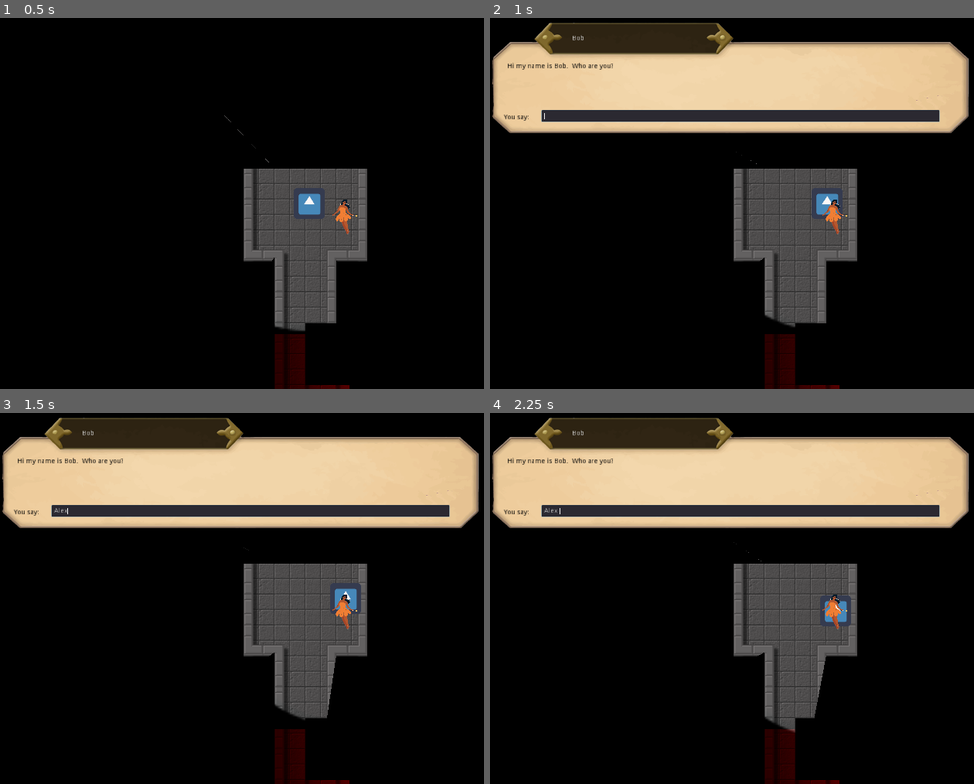
Above: before the commit, frames 1-4 (two rows, left to right).
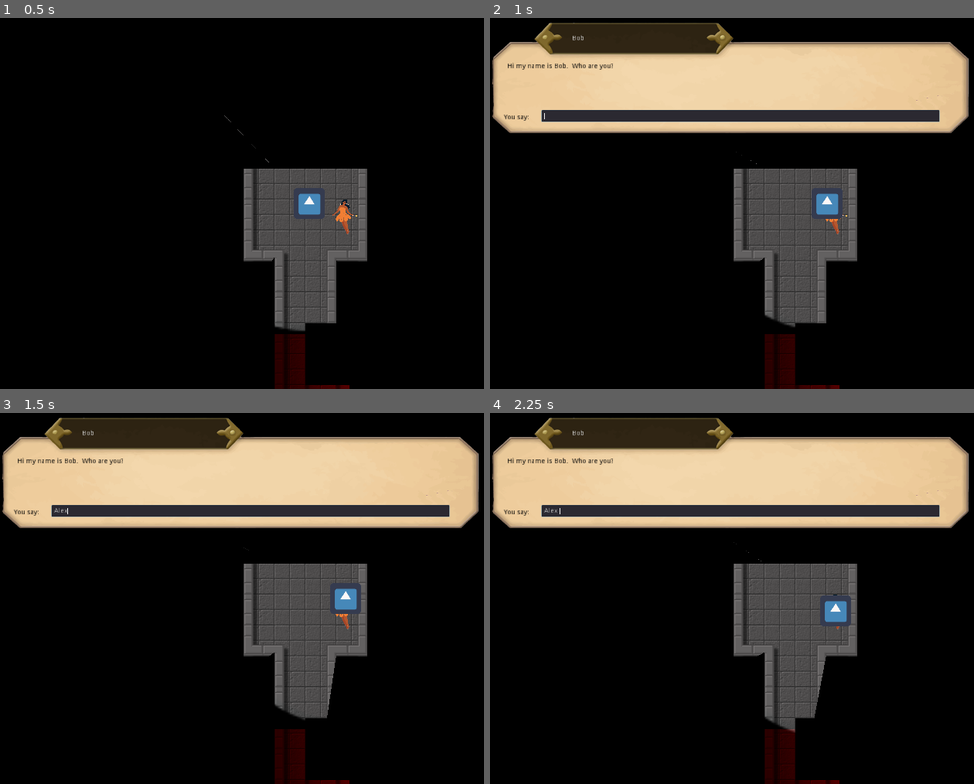
Above: after the commit, the same moments.

Repository: crpalmer/tile-game
Game: Godot game, scene res://Dungeon/Dungeon.tscn
Two runs of this game, one before a commit and one after it. Both use one fixed random seed, a clock stepped at 60 frames per second and the inputs below. The project has no main scene, so this scene is started directly. The engine's default icon, where the game draws it, is replaced by a stand-in: a white triangle on a blue panel in a dark square.
Inputs (mouse positions are in pixels of both pictures, inside the frame that each line leads up to):
- Up to frame 1 (0.5 s): no input
- Up to frame 2 (1 s): tap Enter at 0.5 s; hold Right (right) from 0.53 s (still down)
- Up to frame 3 (1.5 s): release Right (right) at 1.25 s; click (251, 509) at 1.27 s; type "Alex" at 1.35 s
- Up to frame 4 (2.25 s): tap Space at 2 s; hold Down (down) from 2.03 s (still down)

Frame 1 is identical in both runs. In frame 2, 0.1% of the frame differs, in the area x 68-73%, y 48-55%; in frame 3, 0.1%; in frame 4, 0.2%, in the area x 68-74%, y 49-58%.

Commit message:
Make player into its own scene

Diff:
--- a/Characters/NPC/NPC.gd
+++ b/Characters/NPC/NPC.gd
@@ -53,6 +53,8 @@
 		say("Hi.")
 	elif "thanks" in words:
 		say("You're welcome.")
+	elif "bye" in words:
+		end_conversation("Bye.", 1)
 	else:
 		say("I don't understand")
 
--- /dev/null
+++ b/Characters/Player.tscn
@@ -0,0 +1,32 @@
+[gd_scene load_steps=5 format=2]
+
+[ext_resource path="res://Characters/Player.gd" type="Script" id=1]
+[ext_resource path="res://icon.png" type="Texture" id=2]
+[ext_resource path="res://Dungeon/circle-128.png" type="Texture" id=3]
+
+[sub_resource type="RectangleShape2D" id=1]
+extents = Vector2( 24.5, 25.5 )
+
+[node name="Player" type="KinematicBody2D"]
+position = Vector2( 8, 7.5 )
+script = ExtResource( 1 )
+
+[node name="Light2D" type="Light2D" parent="."]
+position = Vector2( -2, 1.5 )
+texture = ExtResource( 3 )
+texture_scale = 4.0
+shadow_enabled = true
+
+[node name="Camera2D" type="Camera2D" parent="."]
+current = true
+drag_margin_h_enabled = true
+drag_margin_v_enabled = true
+
+[node name="Sprite" type="Sprite" parent="."]
+texture = ExtResource( 2 )
+
+[node name="CollisionShape2D" type="CollisionShape2D" parent="."]
+position = Vector2( -0.5, 0 )
+shape = SubResource( 1 )
+
+[node name="Player" type="Node2D" parent="."]
--- a/Dungeon/Dungeon.tscn
+++ b/Dungeon/Dungeon.tscn
@@ -1,11 +1,9 @@
-[gd_scene load_steps=58 format=2]
-
-[ext_resource path="res://Characters/Player.gd" type="Script" id=1]
+[gd_scene load_steps=55 format=2]
+
+[ext_resource path="res://Characters/Player.tscn" type="PackedScene" id=1]
 [ext_resource path="res://Dungeon/Dungeon.gd" type="Script" id=2]
 [ext_resource path="res://Characters/NPC/DungeonGreeter.tscn" type="PackedScene" id=3]
 [ext_resource path="res://Dungeon/Tileset.png" type="Texture" id=4]
-[ext_resource path="res://icon.png" type="Texture" id=5]
-[ext_resource path="res://Dungeon/circle-128.png" type="Texture" id=6]
 
 [sub_resource type="OccluderPolygon2D" id=45]
 polygon = PoolVector2Array( 0, 64, 64, 64, 64, 64, 0, 64, 0, 0, 0, 0 )
@@ -727,9 +725,6 @@
 } ]
 28/z_index = 0
 
-[sub_resource type="RectangleShape2D" id=22]
-extents = Vector2( 24.5, 25.5 )
-
 [sub_resource type="Curve" id=74]
 _data = [ Vector2( 0, 0 ), 0.0, 1.0, 0, 1, Vector2( 1, 1 ), 1.0, 0.0, 1, 0 ]
 
@@ -777,28 +772,6 @@
 format = 1
 tile_data = PoolIntArray( -131076, 1, 0, -131075, 1, 0, -131074, 1, 0, -131073, 1, 0, -196608, 1, 0, -196607, 1, 0, -19 …(777 unchanged characters)…
 
-[node name="Player" type="KinematicBody2D" parent="."]
-position = Vector2( 8, 7.5 )
-script = ExtResource( 1 )
-
-[node name="Light2D" type="Light2D" parent="Player"]
-position = Vector2( -2, 1.5 )
-texture = ExtResource( 6 )
-texture_scale = 4.0
-shadow_enabled = true
-
-[node name="Camera2D" type="Camera2D" parent="Player"]
-current = true
-drag_margin_h_enabled = true
-drag_margin_v_enabled = true
-
-[node name="Sprite" type="Sprite" parent="Player"]
-texture = ExtResource( 5 )
-
-[node name="CollisionShape2D" type="CollisionShape2D" parent="Player"]
-position = Vector2( -0.5, 0 )
-shape = SubResource( 22 )
-
 [node name="Light2D" type="Light2D" parent="."]
 position = Vector2( -37, 348.25 )
 scale = Vector2( 1, 140.5 )
@@ -814,3 +787,5 @@
 tile_data = PoolIntArray( 131067, 0, 0 )
 
 [node name="DungeonGreeter" parent="." instance=ExtResource( 3 )]
+
+[node name="Player" parent="." instance=ExtResource( 1 )]
